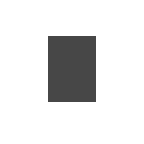
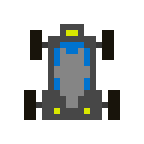
Before/after of a 144px x 144px layered artwork. What changed in the layer stack:
added layer "mn 03" in group "Surface" over <box>24,30,120,120</box>
added layer "mn 02" in group "Surface" over <box>54,30,90,114</box>
added layer "mn 01" in group "Surface" over <box>54,42,90,108</box>
painted on "main" over <box>42,24,102,120</box>
